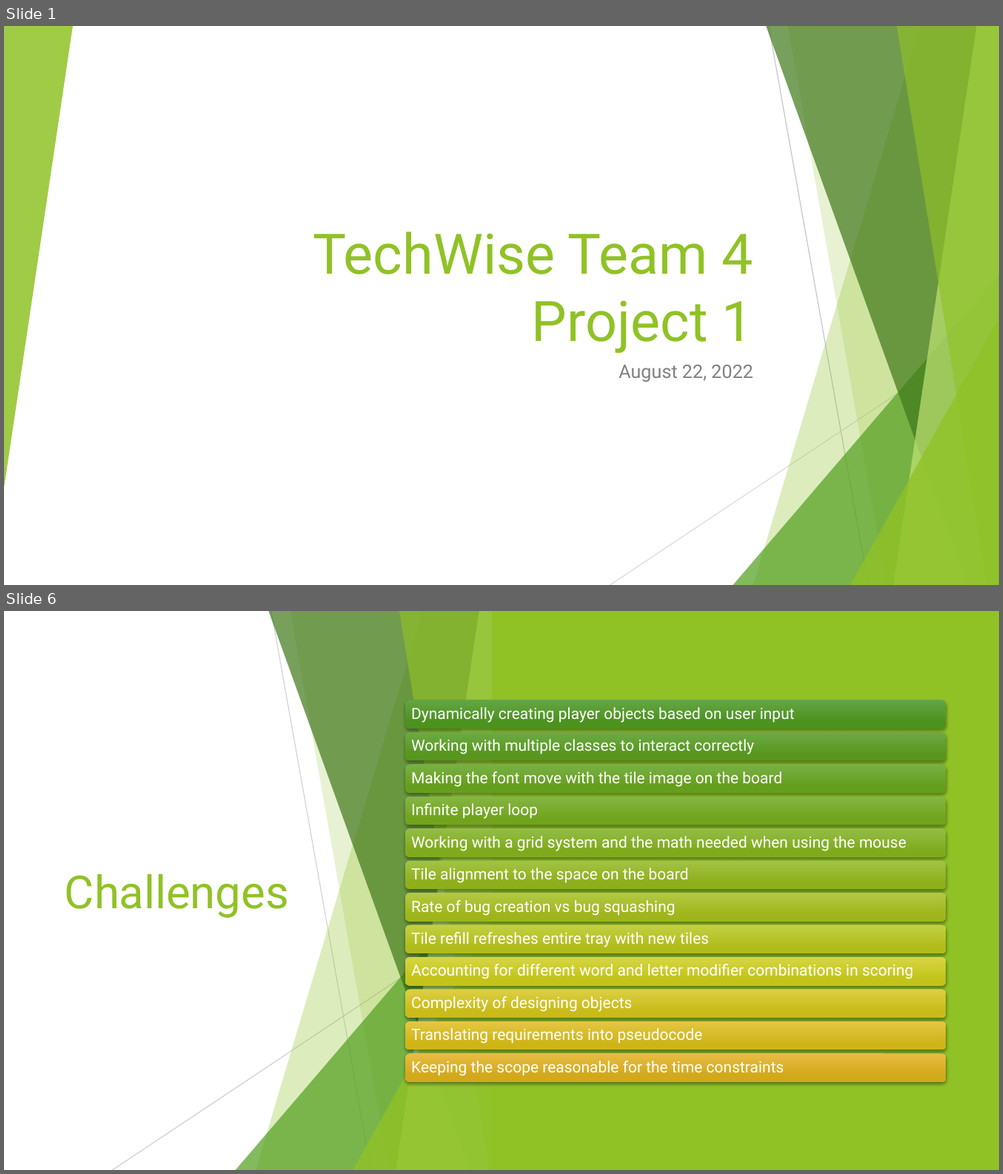
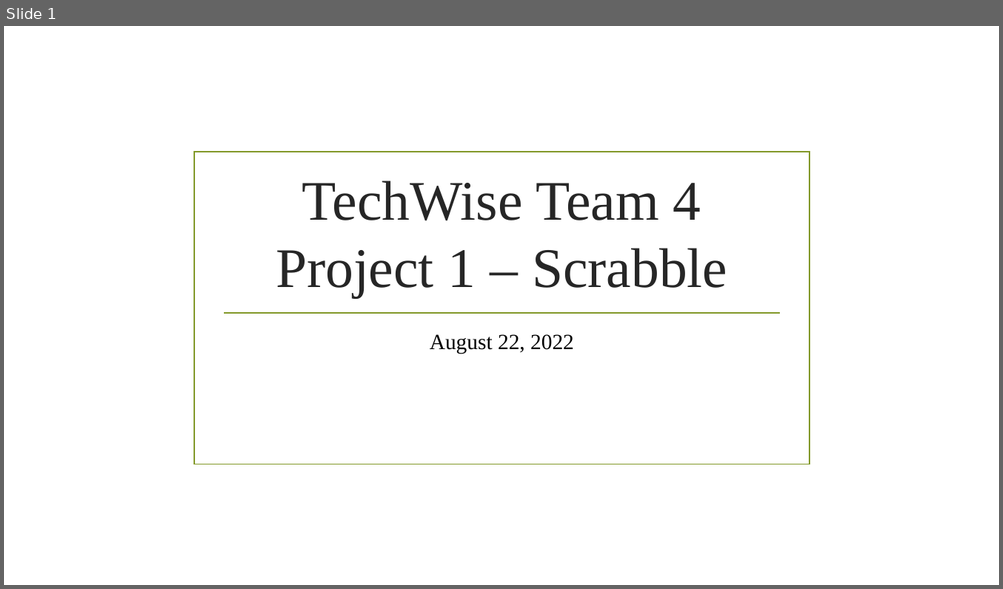
Before and after one commit to vdenys93/scrabble, a slide deck: TechWise_Team_4_-_Project_1_Presentation.pptx. Shown one above the other, each under a label of ours: slides 1 and 6 before the commit, slide 1 after it; the slides between them are not shown. The pictures are 1003x1174 and 1003x589 pixels, drawn with LibreOffice and Linux fonts; fonts in the diff are those of the drawing; background and template pictures are left out. Boxes give left, top, right and bottom in pixels: in the first picture for what was removed or moved away, otherwise in the second. Text is boxed around its words. In the diff, an @@ line names an element or a change of style, - is before the commit and + after.

```diff
--- a/TechWise_Team_4_-_Project_1_Presentation.pptx
+++ b/TechWise_Team_4_-_Project_1_Presentation.pptx
@@ slide 6 removed at (4,611,999,1170), background #FFFFFF; not listed: 9 template elements that a slide beside it also shows @@
@@ rectangle removed at (4,611,999,1170) @@
@@ rectangle removed at (492,611,999,1170) @@
@@ title removed at (65,874,289,918) @@
-Challenges
@@ group removed at (112,611,502,1170): 5 freeform shapes, 2 lines, 2 triangles @@
@@ triangle removed at (4,939,40,1170) @@
@@ group removed at (405,700,946,1082): 12 rounded rectangles, 12 texts @@
-Dynamically creating player objects based on user input
-Working with multiple classes to interact correctly
-Making the font move with the tile image on the board
-Infinite player loop
-Working with a grid system and the math needed when using the mouse
-Tile alignment to the space on the board
-Rate of bug creation vs bug squashing
-Tile refill refreshes entire tray with new tiles
-Accounting for different word and letter modifier combinations in scoring
-Complexity of designing objects
-Translating requirements into pseudocode
-Keeping the scope reasonable for the time constraints
@@ slide 1 changed as well @@
@@ group removed at (4,26,999,585): 5 freeform shapes, 3 triangles, 2 lines @@
@@ rectangle added at (194,152,810,465), outline #83992A 1.25 pt @@
@@ title at (276,181,727,298): text changed; font Roboto to Times New Roman; text colour #90C226 to #262626 @@
-TechWise Team 4 Project 1
+TechWise Team 4 Project 1 – Scrabble
@@ line added from (223, 313) to (780, 313), #83992A 1.25 pt @@
@@ subtitle "August 22, 2022": place and size @@
-subtitle "August 22, 2022" at (618,365,753,382)
+subtitle "August 22, 2022" at (430,335,574,354)
@@ subtitle "August 22, 2022" at (430,335,574,354): size 18 to 21 pt, font Roboto to Times New Roman, text colour #808080 to #000000; alignment right to centre @@
```
Also in this commit, not shown: 7 other slides changed, 2 slides added, 1 other slide removed.
